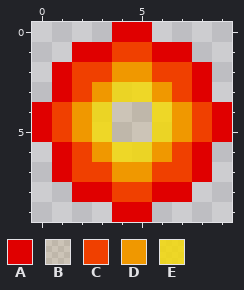
Two versions of one pixel-art sprite, Sprites/NormalMissileB.png. This is how it looked before the edit.
The file is 20x20 pixels, drawn in blocks of 2x2; one block is one cell here. Pixels under 10% opacity are left out.
Palette (. is transparent): A #e00000  B #c584001f  C #f04000  D #f09800  E #f6d900cf
The same view after the edit:
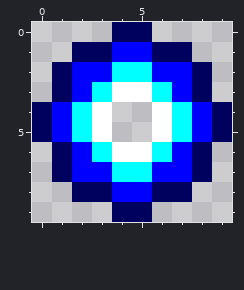
Commit: Remove unused addMissile
The exact change:
colour A: #e00000 -> #00005e
colour C: #f04000 -> #0000ff
colour D: #f09800 -> #00ffff
colour E: #f6d900cf -> #ffffff
Changed rows in their new state; - is a pixel that keeps its letter.
first column x 4:
 4 ..
 5 ..
